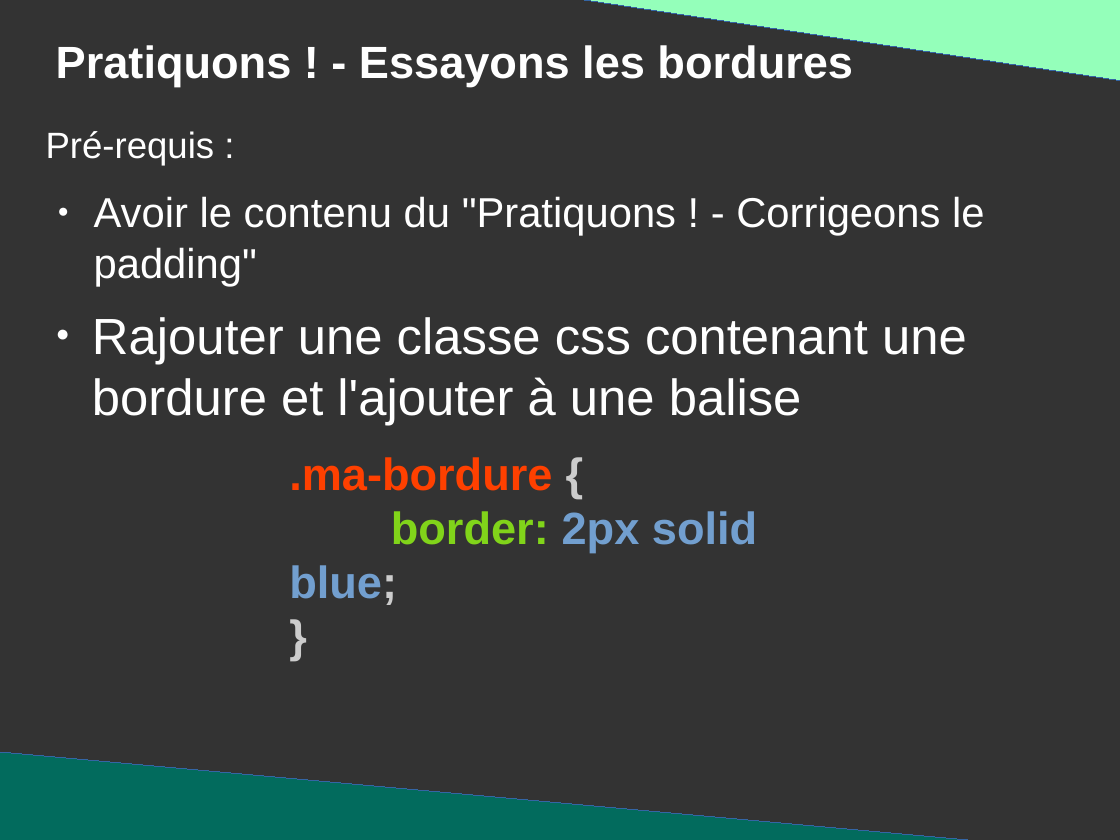
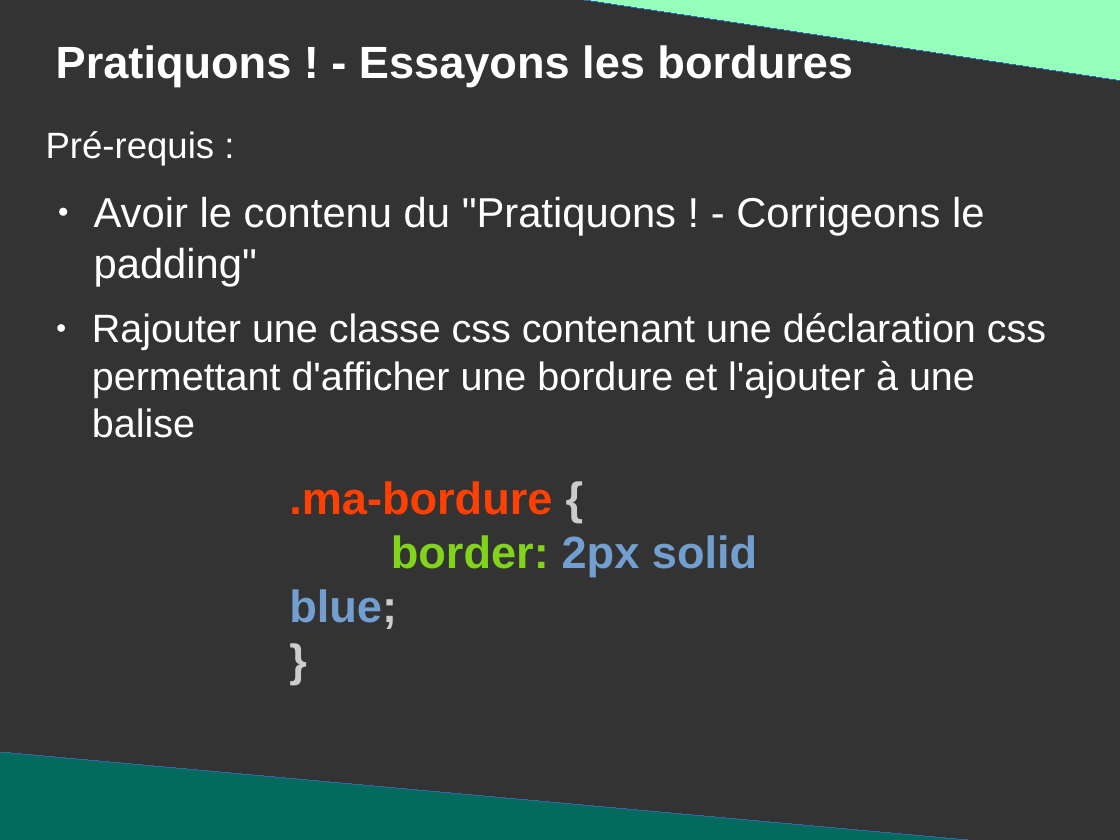
Before and after one commit to DanYellow/presentations, a slide deck: slide 45 of mmi/html/travaux-pratiques/numero-2/presentation.odp (slide 47 before the commit). Drawn at 1120x840 pixels with LibreOffice and Linux fonts; fonts in the diff are those of the drawing. Boxes give left, top, right and bottom in pixels: in the first picture for what was removed or moved away, otherwise in the second. Text is boxed around its words. In the diff, an @@ line names an element or a change of style, - is before the commit and + after.

```diff
--- a/mmi/html/travaux-pratiques/numero-2/presentation.odp
+++ b/mmi/html/travaux-pratiques/numero-2/presentation.odp
@@ text at (92,313,1046,438): text changed; size 36 to 28 pt @@
-● Rajouter une classe css contenant une bordure et l'ajouter à une balise
+● Rajouter une classe css contenant une déclaration css permettant d'afficher une bordure et l'ajouter à une balise
@@ text ".ma-bordure {": place and size @@
-text ".ma-bordure {" at (289,457,757,605)
+text ".ma-bordure {" at (289,481,757,629)
```
Also in this commit, not shown: 13 other slides changed, 6 slides added, 7 slides removed, 5 other files.
